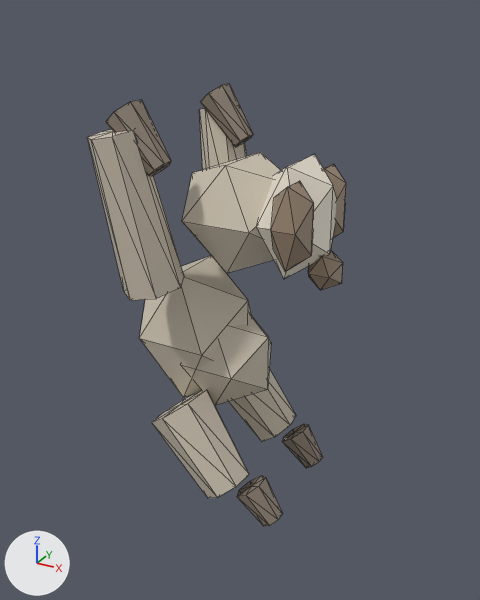
Renders of the glTF model public/studio/v2.15.0/d_sloth/model.glb from each side of a commit.
One viewpoint serves both versions: a camera (50 mm lens) standing at (3.25, -5.03, 4.46) and looking at (0.53, -0.09, 1.99). Lighting does not change. The marker at lower left points along +X, +Y and +Z. The older version comes first. Mesh edges are drawn as thin lines. Where no turn or scale is listed for an object, it has been applied to the vertices.

Names of what the first picture shows: 'part0', 'part1', 'part10', 'part11', 'part13', 'part14', 'part2', 'part3', 'part4', 'part5', 'part6', 'part7', 'part8', 'part9' and 1 more.
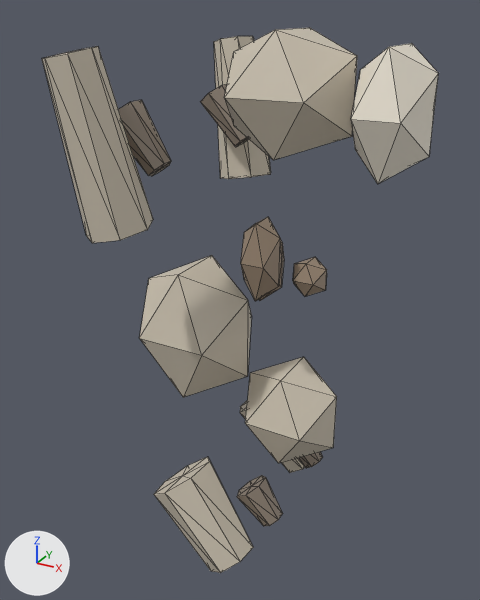
The edits, one by one:
me_geometry_1 is used by ob_part1; location (0.0, 0.0, 0.0).
me_geometry_1 had 12 vertices, 20 faces and spanned x -0.111..0.791, y -0.417..0.417, z 0.881..1.799.
me_geometry_1 now has 12 vertices, 20 faces and spans x 0.597..1.499, y -0.417..0.417, z 0.444..1.362.
me_geometry_1 part 1: the whole mesh is moved by (0.708, 0.0, -0.437).
me_geometry_2 is used by ob_part2; location (0.0, 0.0, 0.0).
me_geometry_2 had 12 vertices, 20 faces and spanned x -0.007..1.047, y -0.502..0.502, z 2.324..3.276.
me_geometry_2 now has 12 vertices, 20 faces and spans x 0.424..1.479, y -0.502..0.502, z 3.36..4.313.
me_geometry_2 part 2: the whole mesh is moved by (0.431, 0.0, 1.037).
me_geometry_3 is used by ob_part3; location (0.0, 0.0, 0.0).
me_geometry_3 had 12 vertices, 20 faces and spanned x 0.771..1.349, y -0.451..0.451, z 2.364..3.316.
me_geometry_3 now has 12 vertices, 20 faces and spans x 1.51..2.089, y -0.451..0.451, z 3.263..4.216.
me_geometry_3 part 3: the whole mesh is moved by (0.739, 0.0, 0.9).
me_geometry_4 is used by ob_part4; location (0.0, 0.0, 0.0).
me_geometry_4 had 12 vertices, 20 faces and spanned x 0.99..1.33, y 0.181..0.539, z 2.511..3.209.
me_geometry_4 now has 12 vertices, 20 faces and spans x 0.477..0.817, y 0.022..0.379, z 1.932..2.629.
me_geometry_4 part 4: the whole mesh is moved by (-0.513, -0.159, -0.579).
me_geometry_5 is used by ob_part5; location (0.0, 0.0, 0.0).
me_geometry_5 had 12 vertices, 20 faces and spanned x 0.99..1.33, y -0.539..-0.181, z 2.511..3.209.
me_geometry_5 now has 12 vertices, 20 faces and spans x 0.666..1.006, y -0.438..-0.081, z 2.145..2.843.
me_geometry_5 part 5: the whole mesh is moved by (-0.324, 0.101, -0.366).
me_geometry_6 is used by ob_part6; location (0.0, 0.0, 0.0).
me_geometry_6 had 12 vertices, 20 faces and spanned x 1.167..1.473, y -0.153..0.153, z 2.247..2.553.
me_geometry_6 now has 12 vertices, 20 faces and spans x 1.027..1.333, y -0.153..0.153, z 2.157..2.463.
me_geometry_6 part 6: the whole mesh is moved by (-0.14, 0.0, -0.09).
me_geometry_7 is used by ob_part7; location (0.0, 0.0, 0.0).
me_geometry_7 had 16 vertices, 28 faces and spanned x -0.387..0.296, y 0.428..1.043, z 2.186..3.598.
me_geometry_7 now has 16 vertices, 28 faces and spans x -0.425..0.258, y 0.786..1.402, z 2.794..4.207.
me_geometry_7 part 7: the whole mesh is moved by (-0.038, 0.359, 0.608).
me_geometry_9 is used by ob_part9; location (0.0, 0.0, 0.0).
me_geometry_9 had 16 vertices, 28 faces and spanned x -0.387..0.296, y -1.043..-0.428, z 2.186..3.598.
me_geometry_9 now has 16 vertices, 28 faces and spans x -0.425..0.258, y -1.402..-0.786, z 2.794..4.207.
me_geometry_9 part 8: the whole mesh is moved by (-0.038, -0.359, 0.608).
me_geometry_11 is used by ob_part11; location (0.0, 0.0, 0.0).
me_geometry_11 had 16 vertices, 28 faces and spanned x -0.148..0.841, y 0.2..0.818, z 0.092..1.135.
me_geometry_11 now has 16 vertices, 28 faces and spans x 0.063..1.051, y 0.51..1.128, z -0.458..0.585.
me_geometry_11 part 9: the whole mesh is moved by (0.211, 0.31, -0.55).
me_geometry_13 is used by ob_part13; location (0.0, 0.0, 0.0).
me_geometry_13 had 16 vertices, 28 faces and spanned x -0.148..0.841, y -0.818..-0.2, z 0.092..1.135.
me_geometry_13 now has 16 vertices, 28 faces and spans x 0.063..1.051, y -1.128..-0.51, z -0.458..0.585.
me_geometry_13 part 10: the whole mesh is moved by (0.211, -0.31, -0.55).

Pixel boxes (x1, y1, x2, y2) of what changed, in the pictures (480 x 600 px):
'part2', moved
    before: (182, 152, 281, 273)
    after: (224, 28, 357, 160)
'part9', moved
    before: (87, 129, 184, 300)
    after: (42, 46, 153, 243)
'part3', moved
    before: (256, 154, 337, 279)
    after: (351, 43, 439, 184)
'part1', moved
    before: (194, 313, 271, 405)
    after: (245, 357, 337, 463)
'part13', moved
    before: (152, 389, 249, 498)
    after: (154, 457, 253, 573)
'part5', moved
    before: (271, 181, 314, 272)
    after: (241, 217, 282, 301)
'part7', moved
    before: (199, 108, 247, 169)
    after: (214, 36, 271, 179)
'part11', moved
    before: (228, 369, 296, 441)
    after: (240, 401, 321, 473)
'part6', moved
    before: (308, 250, 343, 290)
    after: (293, 257, 327, 296)
'part4', moved
    before: (324, 164, 346, 238)
    after: (259, 239, 284, 301)
